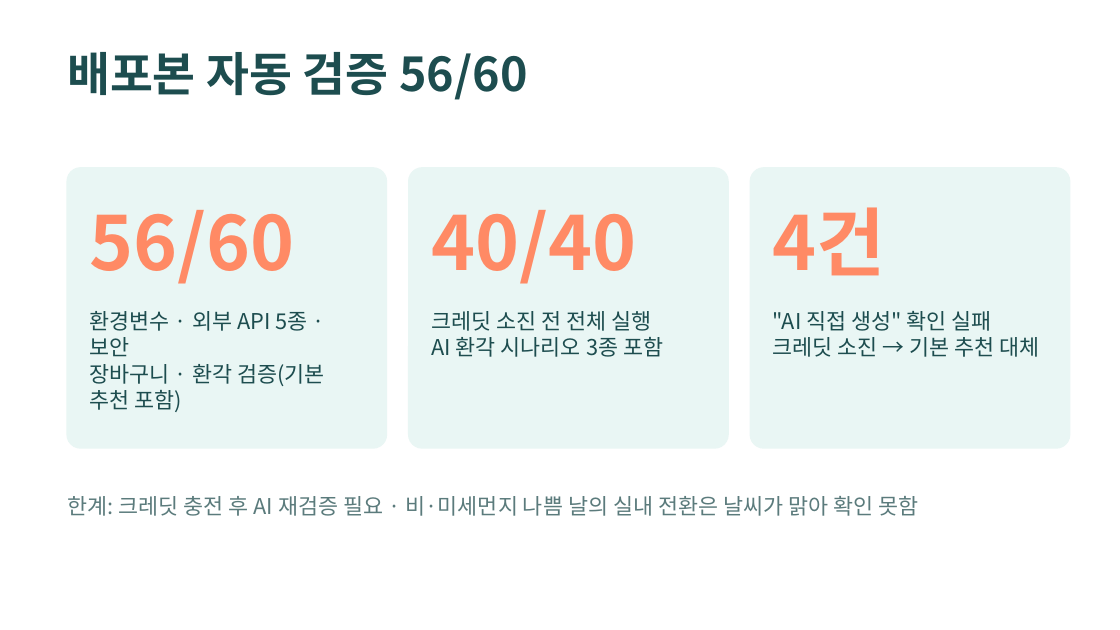
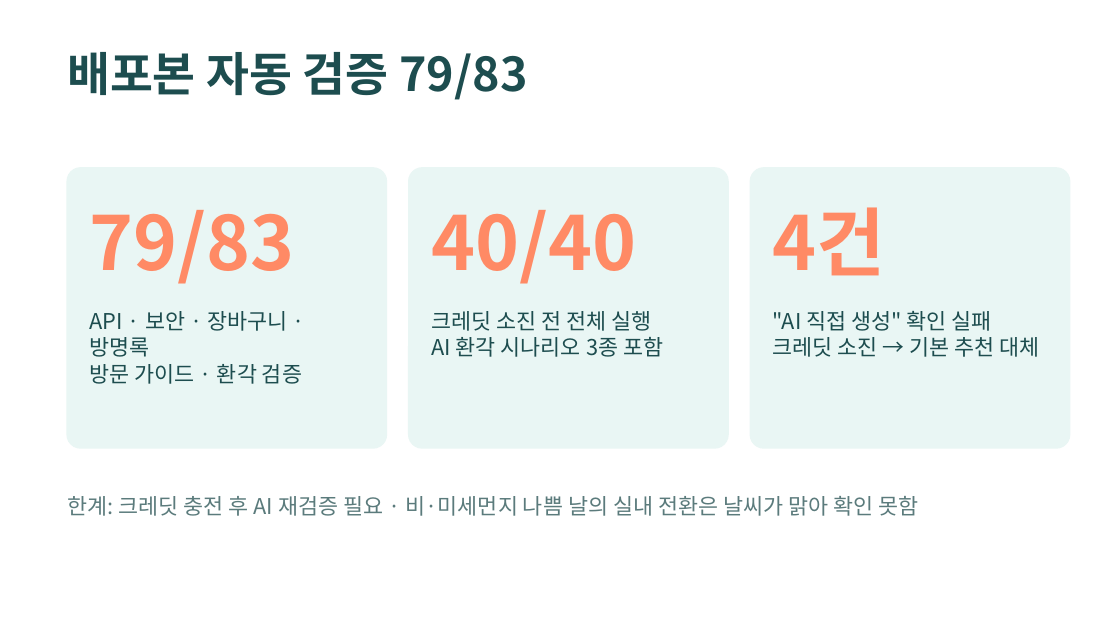
Before and after one commit to jeongeunlee0/jeju-wellness-concierge, a slide deck: slide 8 of docs/JEJU_WELLNESS_CONCIERGE.pptx. Drawn at 1120x630 pixels with LibreOffice and Linux fonts; fonts in the diff are those of the drawing. Boxes give left, top, right and bottom in pixels: in the first picture for what was removed or moved away, otherwise in the second. Text is boxed around its words. In the diff, an @@ line names an element or a change of style, - is before the commit and + after.

```diff
--- a/docs/JEJU_WELLNESS_CONCIERGE.pptx
+++ b/docs/JEJU_WELLNESS_CONCIERGE.pptx
@@ text at <box>67,52,527,100</box>: text changed @@
-배포본 자동 검증 56/60
+배포본 자동 검증 79/83
@@ text at <box>90,210,295,284</box>: text changed @@
-56/60
+79/83
@@ text at <box>90,311,302,384</box>: text changed @@
-환경변수 · 외부 API 5종 · 보안
-장바구니 · 환각 검증(기본 추천 포함)
+API · 보안 · 장바구니 · 방명록
+방문 가이드 · 환각 검증
```
Also in this commit, not shown: 1 other slide changed, 1 slide added, 1 slide removed, 46 other files.
